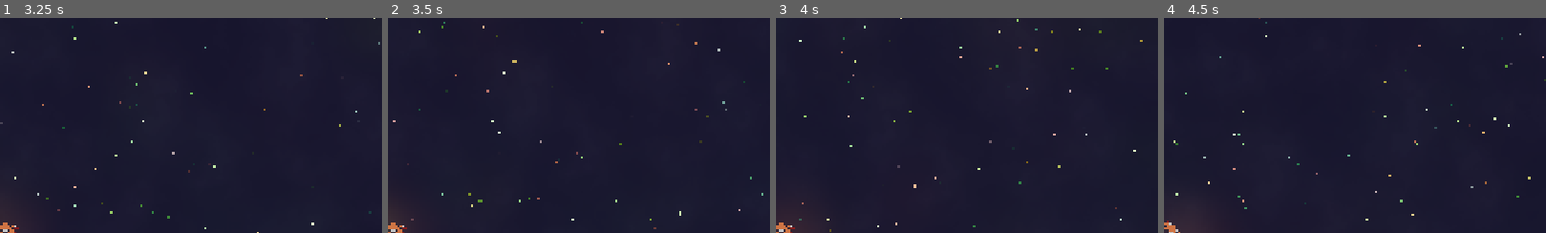
Above: before the commit, frames 1-4 (left to right).
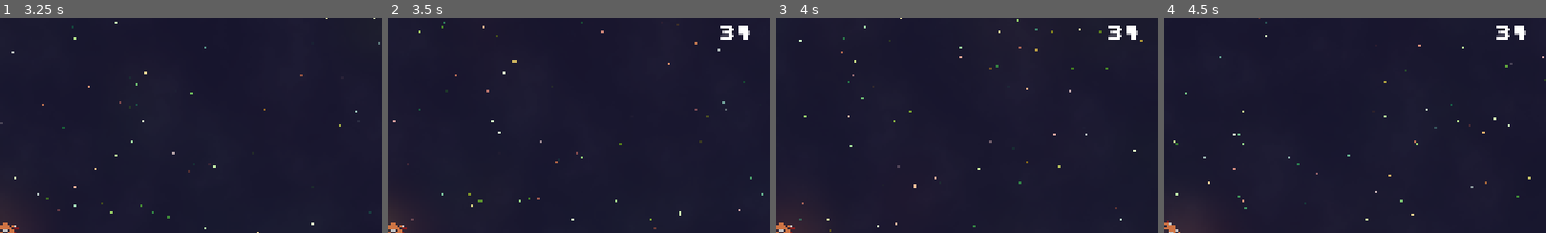
Above: after the commit, the same moments.

Repository: Lunix-420/OrbitOfPain
Game: Godot game, scene res://scenes/world/World.tscn
Same seed, same stepped clock (60 frames per second), same inputs: the game is played once before the commit and once after it. Sound files missing from this copy of the repository are replaced by a short silence.
Inputs:
- Up to frame 1 (3.25 s): click "START" at 0.5 s; tap Enter (action_start_next_wave) at 1.25, 2.85 s; hold D (move_right) 1.28-2.03 s; hold Ctrl (action_shield) 1.28-2.03 s; hold S (move_backwards) 2.03-2.78 s; tap Space (action_shoot) at 2.1 s; hold D (move_right) from 2.78 s (still down)
- Up to frame 2 (3.5 s): keep holding D (move_right)
- Up to frame 3 (4 s): release D (move_right) at 3.53 s; hold W (move_forward) from 3.53 s (still down); tap Shift (action_teleport) at 3.6 s
- Up to frame 4 (4.5 s): release W (move_forward) at 4.28 s; hold A (move_left) from 4.28 s (still down); hold E (move_turn_ccw) from 4.28 s (still down)
The pictures show only the part of the screen within x 50-100%, y 1-51%; the shares and areas given below are measured in that part.

Frame 1 is identical in both runs. In frame 2, 0.3% of the frame differs, in the area x 87-95%, y 3-11%; in frame 3, 0.3%; in frame 4, 0.3%.

Commit message:
feat: Implement highscore gain

Diff:
--- a/scenes/gui/CanvasLayer.tscn
+++ b/scenes/gui/CanvasLayer.tscn
@@ -209,6 +209,17 @@
 perk = "speed"
 metadata/_edit_use_anchors_ = true
 
+[node name="Highscore" type="Node2D" parent="."]
+
+[node name="Amount" type="Label" parent="Highscore"]
+offset_left = 2032.0
+offset_top = 18.0
+offset_right = 3754.0
+offset_bottom = 146.0
+theme_override_fonts/font = ExtResource("2_v0a7o")
+theme_override_font_sizes/font_size = 100
+horizontal_alignment = 2
+
 [connection signal="button_down" from="BreakMenu/Buy" to="." method="_on_buy_button_down"]
 [connection signal="button_down" from="BreakMenu/Next" to="." method="_on_next_button_down"]
 [connection signal="button_down" from="UpgradeMenu/CloseButton" to="." method="_on_closes_button_down"]
--- a/scripts/canvas_layer.gd
+++ b/scripts/canvas_layer.gd
@@ -5,12 +5,15 @@
 @onready var camera: Node2D = get_parent()
 @onready var player: Node2D = camera.get_parent()
 @onready var spawner: Node2D = player.get_node("Spawner")
+@onready var highscore: Node2D = get_node("Highscore")
+@onready var highscore_amount: Label = highscore.get_node("Amount")
 
 func _ready() -> void:
 	pass
 
 func _process(_delta: float) -> void:
-	pass
+	if GlobalState.highscore > 0:
+		highscore_amount.text = str(GlobalState.highscore)
 
 func _input(event):
 	if event.is_action_pressed("open_upgrade_menu") and GlobalState.game_started:
--- a/scripts/enemy.gd
+++ b/scripts/enemy.gd
@@ -8,12 +8,15 @@
 var is_dead: bool = false
 var shoot_timer: float = -10.0
 var player: CharacterBody2D
+var kill_timer := 0.0
 
 #==================================================================================================#
-# Movement & Attack Config
+# Config
 
 const SPEED = 10000.0
 const ATTACK_TIMEOUT = 2.0
+const BASE_SCORE = 1
+const MAX_KILL_TIME = 15 # Max time to get score multiplier on kill
 
 #==================================================================================================#
 # Audio Config
@@ -37,6 +40,7 @@
 func _physics_process(delta: float) -> void:
 	if not GlobalState.game_started or is_dead:
 		return
+	kill_timer += delta
 	_process_movement_and_attack(delta)
 	move_and_slide()
 
@@ -65,6 +69,7 @@
 	if is_dead:
 		return
 	is_dead = true
+	GlobalState.increase_score(BASE_SCORE, kill_timer, MAX_KILL_TIME)
 	_explode()
 	spawn_energy()
 	emit_signal("died")
--- a/scripts/global.gd
+++ b/scripts/global.gd
@@ -47,12 +47,11 @@
 
 #==================================================================================================#
 # Highscore
-var highscore := 0
 
 var seconds_since_last_hit: float = 0.0
 var seconds_since_last_move: float = 0.0
 var combo_count: int = 0
-var total_score: int = 0
+var highscore := 0
 
 const MOVE_MULTIPLIER_CAP = 5.0
 const COMBO_MULTIPLIER_STEP = 0.1
@@ -62,11 +61,11 @@
 	seconds_since_last_hit += delta
 	seconds_since_last_move += delta
 
-func player_hit():
+func player_hit(): # Done
 	seconds_since_last_hit = 0.0
 	reset_combo()
 
-func player_moved():
+func player_moved(): # Done
 	seconds_since_last_move = 0.0
 
 func shot_missed():
@@ -107,7 +106,7 @@
 	var score_gain = int(base_score * total_multiplier)
 
 	# Update global score and combo
-	total_score += score_gain
+	highscore += score_gain
 	register_kill()
 
 	return score_gain
--- a/scripts/player.gd
+++ b/scripts/player.gd
@@ -120,6 +120,8 @@
 	var cost_multiplier = abs(forward_input) + abs(strafe_input)
 	var cost = BASE_ENERGY_DRAIN * cost_multiplier;
 	consume_energy(cost * delta)
+	if cost_multiplier > 0:
+		GlobalState.player_moved()
 
 func _apply_friction(value: float, delta: float) -> float:
 	if value > 0:
@@ -266,6 +268,7 @@
 	# Reduce Health or Energy (if shield is active)
 	if not shield.visible:
 		health_bar.set_current_value(health_bar.current_value - damage)
+		GlobalState.player_hit()
 	else:
 		consume_energy(damage * SHIELD_DAMAGE_MULTIPLIER)
 
